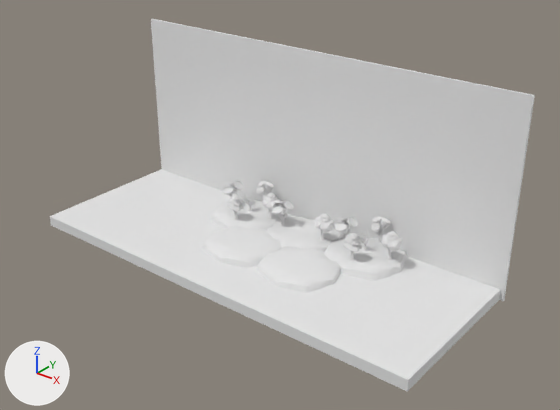
The glTF model common/models/terrain.gltf: old version first, new version second.
Camera for both pictures: a camera (50 mm lens) standing at (205.0, -298.0, 204.0) and looking at (-1.0, -40.0, 44.0). Lighting does not change. The marker at lower left points along +X, +Y and +Z. Materials are left out; every surface is plain grey. Where no turn or scale is listed for an object, it has been applied to the vertices. Vertices at the same position are counted once.
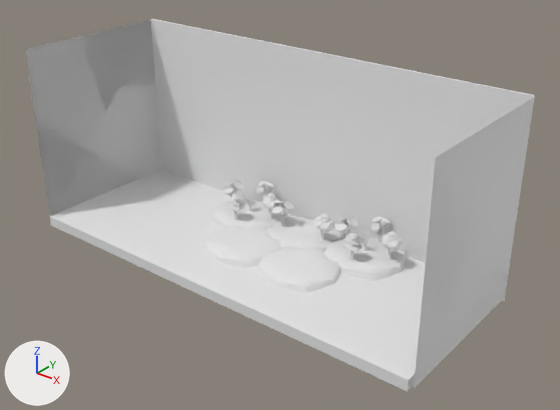
What changed in the scene script:
```text
Change me_cube_001:
    used by ob_cube; location = (-14.0, -42.2, 14.8)
    remove me_cube_001.from_pydata(...)  # 5305 vertices, 10046 faces; spans x -110.0..112.0, y -42.0..44.0, z -10.0..94.0
    add me_cube_001.from_pydata(...)  # 5321 vertices, 10070 faces; spans x -110.0..112.0, y -42.0..44.0, z -10.0..94.0
    me_cube_001 part 1
    8 vertices are added at x -110.0, y -42.0..41.0, z -2.0..94.0
    12 new faces join them
    me_cube_001 part 2
    8 vertices are added at x 112.0, y -41.0..41.0, z -1.0..93.0
    12 new faces join them
```

Boxes [x1, y1, x2, y2] around the edits, measured in the pictures (560 x 410 px):
'Cube', reshaped
    before: [50, 19, 535, 391]
    after: [25, 19, 535, 391]
part 1 of me_cube_001, added
    after: [25, 20, 162, 223]
part 2 of me_cube_001, added
    after: [414, 98, 534, 388]
